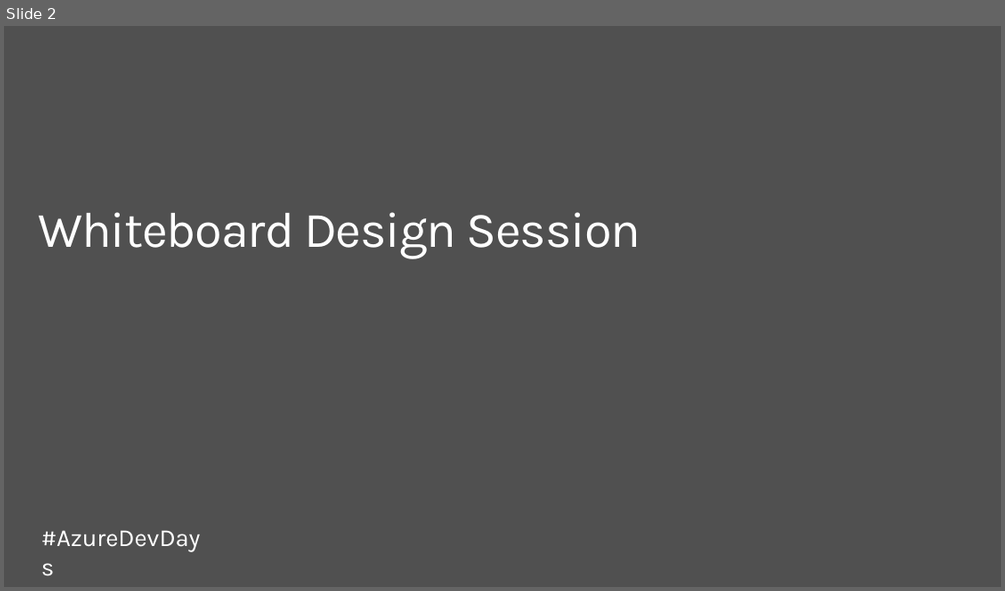
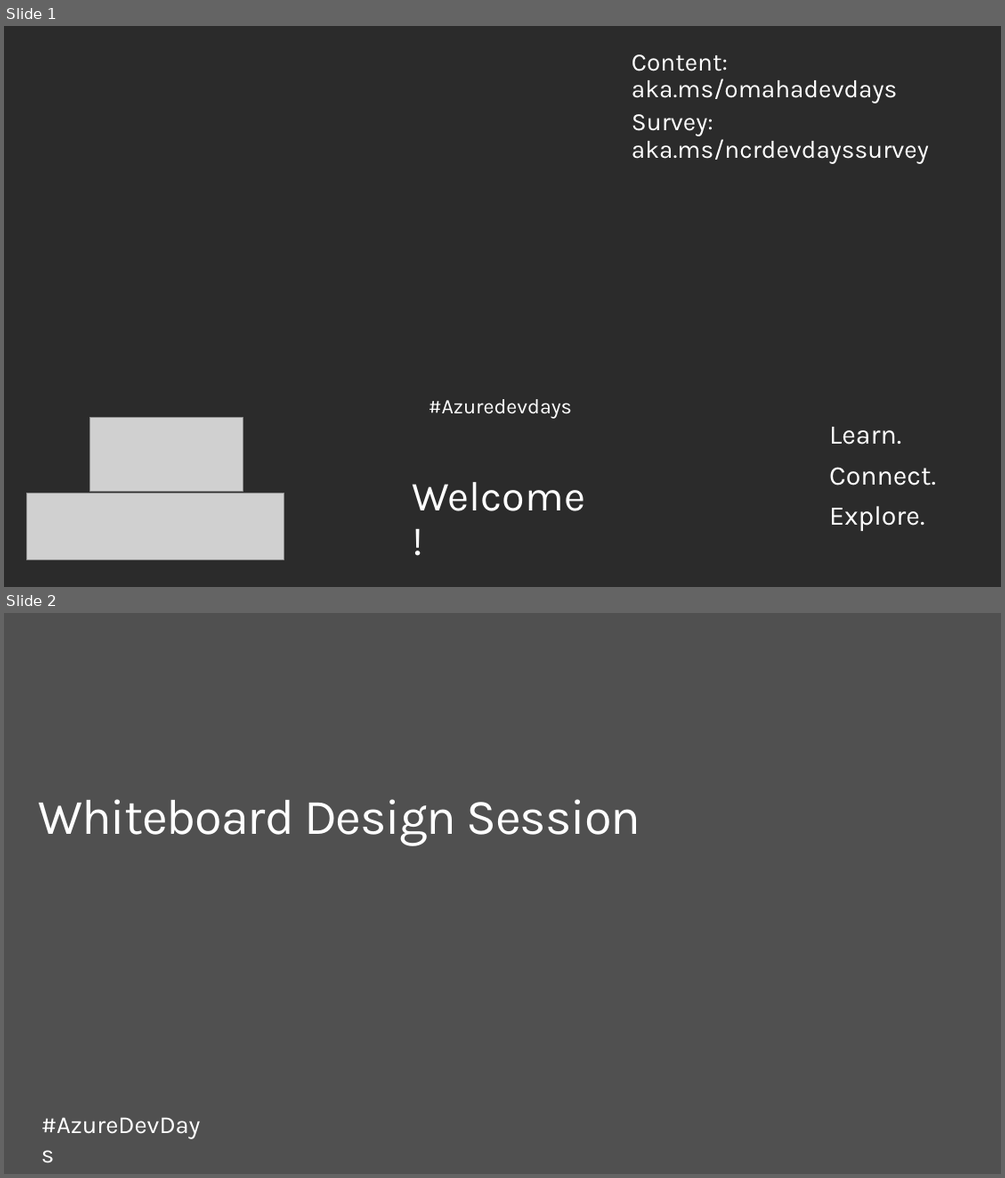
Before and after one commit to gartdan/OmahaDevDays, a slide deck: DesignSession/Azure DevDay – Whiteboard Design Session.pptx. Shown one above the other, each under a label of ours: slide 2 before the commit, slides 1 and 2 after it. The pictures are 1005x591 and 1005x1178 pixels, drawn with LibreOffice and Linux fonts; fonts in the diff are those of the drawing; grey boxes stand for pictures; background and template pictures are left out; a plain dark background stands for a picture behind light text. Boxes give left, top, right and bottom in pixels: in the first picture for what was removed or moved away, otherwise in the second. Text is boxed around its words. In the diff, an @@ line names an element or a change of style, - is before the commit and + after.

```diff
--- a/DesignSession/Azure DevDay – Whiteboard Design Session.pptx
+++ b/DesignSession/Azure DevDay – Whiteboard Design Session.pptx
@@ slide 1 added at (4, 26, 1001, 587), background picture (left out) @@
@@ text added at (631, 54, 929, 163), 24 pt, text #FFFFFF @@
+Content: aka.ms/omahadevdays
+Survey: aka.ms/ncrdevdayssurvey
@@ text added at (429, 399, 572, 418), 20 pt, text #FFFFFF @@
+#Azuredevdays
@@ picture added at (90, 418, 243, 491) @@
@@ text added at (829, 426, 936, 531), 26 pt, text #FFFFFF @@
+Learn.
+Connect.
+Explore.
@@ picture added at (27, 492, 284, 559) @@
@@ text added at (413, 482, 585, 511), 40 pt, text #FFFFFF @@
+Welcome!
```
Also in this commit, not shown: 1 slide removed.
